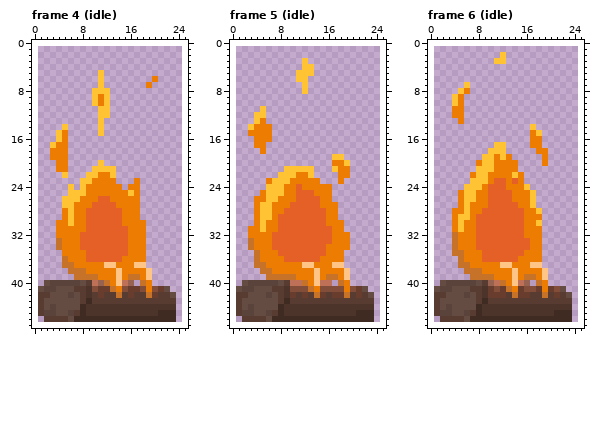
Pixel-art file -- assets/sprites/flameboy.aseprite. Above: the version before the commit.
24x46 pixels, 6 frames. Colours within 5 levels of each other are drawn and written as one. Shown: frame 4 (idle), frame 5 (idle), frame 6 (idle). The old version is drawn lined up with the new one, on the new canvas. The commit also changed other frames, which this record leaves out.
Now the later version:
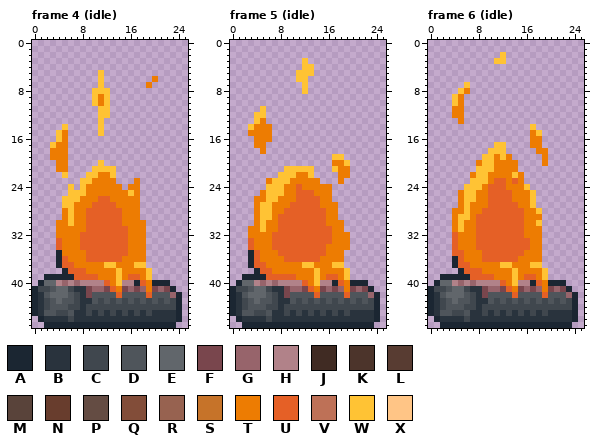
Palette (. is transparent): A #1b2632  B #29333d  C #40474e  D #4f555b  E #61666b  F #79464d  G #97646b  H #b18289  J #402b23  K #4c342b  L #583c32  M #59433a  N #683d2d  P #644c43  Q #824d39  R #976250  S #c67329  T #ed7c02  U #e56026  V #be7157  W #ffc334  X #ffc586
Diff:
canvas 24x46 -> 26x48, the old top-left corner now at 1,1
Changed rows in their new state; - is an unchanged pixel.
Frame 4 (idle):
first column x 0:
33 ----U--------------------
34 ----U--------------------
35 ----A--------------------
36 ----AU-------------------
37 ----AUU-----WW---WW------
38 -----AUUU-----W----W-----
39 --AAAAAUUUU---W-UU-W-----
40 -AEEHGHGHHHHU-WHHAU-AAA--
41 ACCDEECBBFGGFU-FGFG-FGFA-
42 ABDEEEDCBFDDDDUDDDDUDDDGA
43 ABCDEDDCBBDCDCDCDCDCDCDCA
44 ABCDDDCCBCCCCCCCCCCCCCCCA
45 ABDDCCDBBCBCBCBCBCBCBBBBA
46 -ABBBBCBBBBBBBBBBBBBBBBBA
47 --AAAAAAAAAAAAAAAAAAAAAA-
Frame 5 (idle):
first column x 0:
33 ---U---------------------
34 ---U---------------------
35 ---AU--------------------
36 ---AU--------------------
37 ---AUU------WW---WW------
38 ----AUU-------W----W-----
39 --AAAAUUUUU---W-UU-W-----
40 -AEEHGHGHHHHU-WHHAU-AAA--
41 ACCDEECBBFGGFU-FGFG-FGFA-
42 ABDEEEDCBFDDDDUDDDDUDDDGA
43 ABCDEDDCBBDCDCDCDCDCDCDCA
44 ABCDDDCCBCCCCCCCCCCCCCCCA
45 ABDDCCDBBCBCBCBCBCBCBBBBA
46 -ABBBBCBBBBBBBBBBBBBBBBBA
47 --AAAAAAAAAAAAAAAAAAAAAA-
Frame 6 (idle):
first column x 0:
32 ----U--------------------
33 ----U--------------------
34 ----U--------------------
35 ----UU-------------------
36 ----AU-------------------
37 ----AUU-----WW---WW------
38 -----AUUU-----W----W-----
39 --AAAAAUUUU---W-UU-W-----
40 -AEEHGHGHHHHU-WHHAU-AAA--
41 ACCDEECBBFGGFU-FGFG-FGFA-
42 ABDEEEDCBFDDDDUDDDDUDDDGA
43 ABCDEDDCBBDCDCDCDCDCDCDCA
44 ABCDDDCCBCCCCCCCCCCCCCCCA
45 ABDDCCDBBCBCBCBCBCBCBBBBA
46 -ABBBBCBBBBBBBBBBBBBBBBBA
47 --AAAAAAAAAAAAAAAAAAAAAA-
